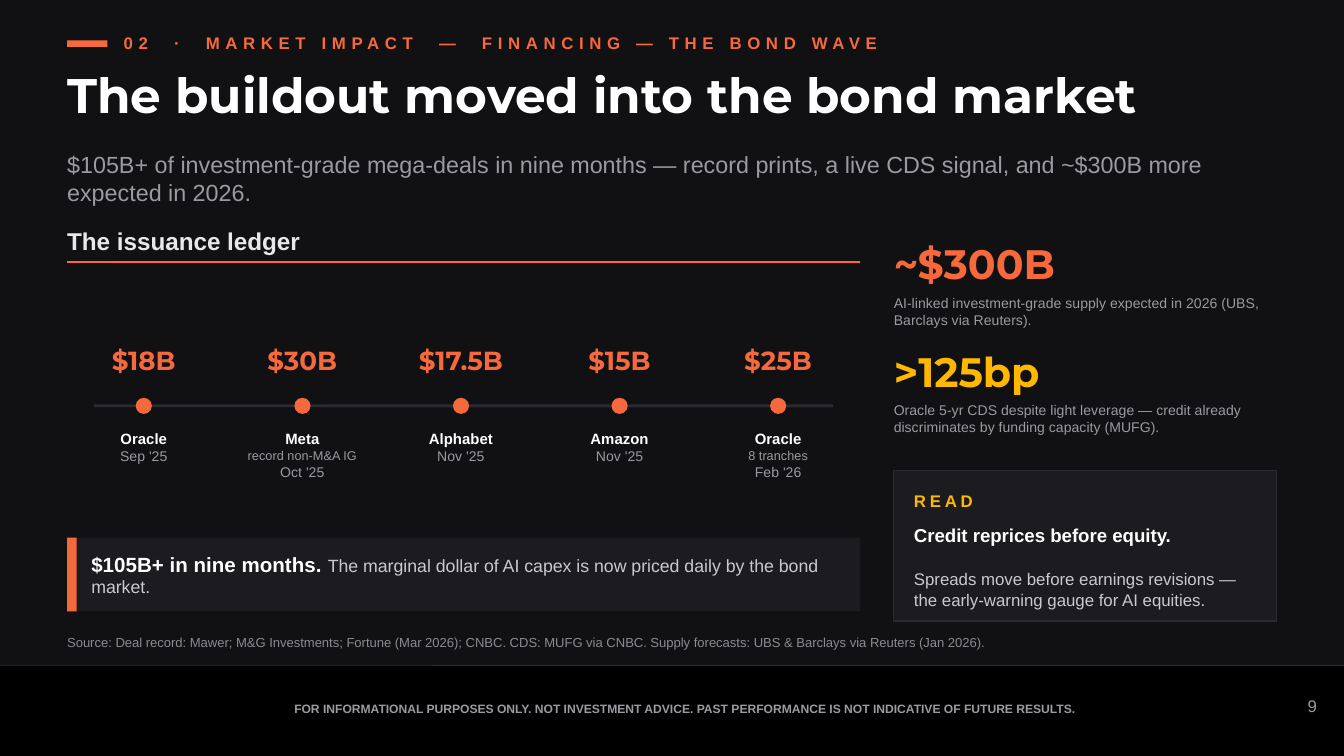
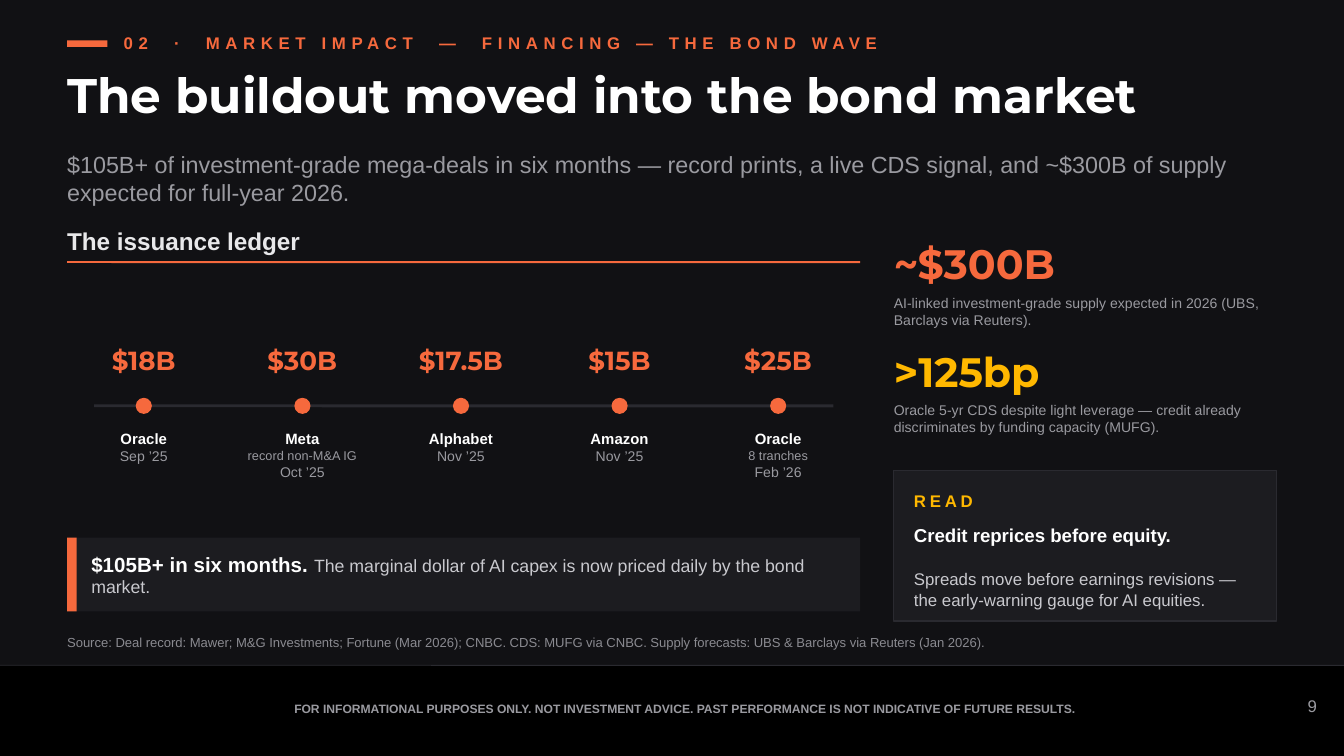
Before and after one commit to samuelcmcclellan-cell/ai-markets-deck, a slide deck: slide 9 of ai-markets-deck.pptx. Drawn at 1344x756 pixels with LibreOffice and Linux fonts; fonts in the diff are those of the drawing. Boxes give left, top, right and bottom in pixels: in the first picture for what was removed or moved away, otherwise in the second. Text is boxed around its words. In the diff, an @@ line names an element or a change of style, - is before the commit and + after.

```diff
--- a/ai-markets-deck.pptx
+++ b/ai-markets-deck.pptx
@@ text at (67, 156, 1226, 206): text changed @@
-$105B+ of investment-grade mega-deals in nine months — record prints, a live CDS signal, and ~$300B more expected in 2026.
+$105B+ of investment-grade mega-deals in six months — record prints, a live CDS signal, and ~$300B of supply expected for full-year 2026.
@@ text at (120, 451, 168, 464): text changed @@
-Sep '25
+Sep ’25
@@ text at (280, 467, 325, 477): text changed @@
-Oct '25
+Oct ’25
@@ text at (596, 451, 644, 461): text changed @@
-Nov '25
+Nov ’25
@@ text at (755, 467, 802, 477): text changed @@
-Feb '26
+Feb ’26
@@ text at (91, 557, 804, 593): text changed @@
-$105B+ in nine months. The marginal dollar of AI capex is now priced daily by the bond market.
+$105B+ in six months. The marginal dollar of AI capex is now priced daily by the bond market.
```
Also in this commit, not shown: 11 other slides changed, 17 other files.
